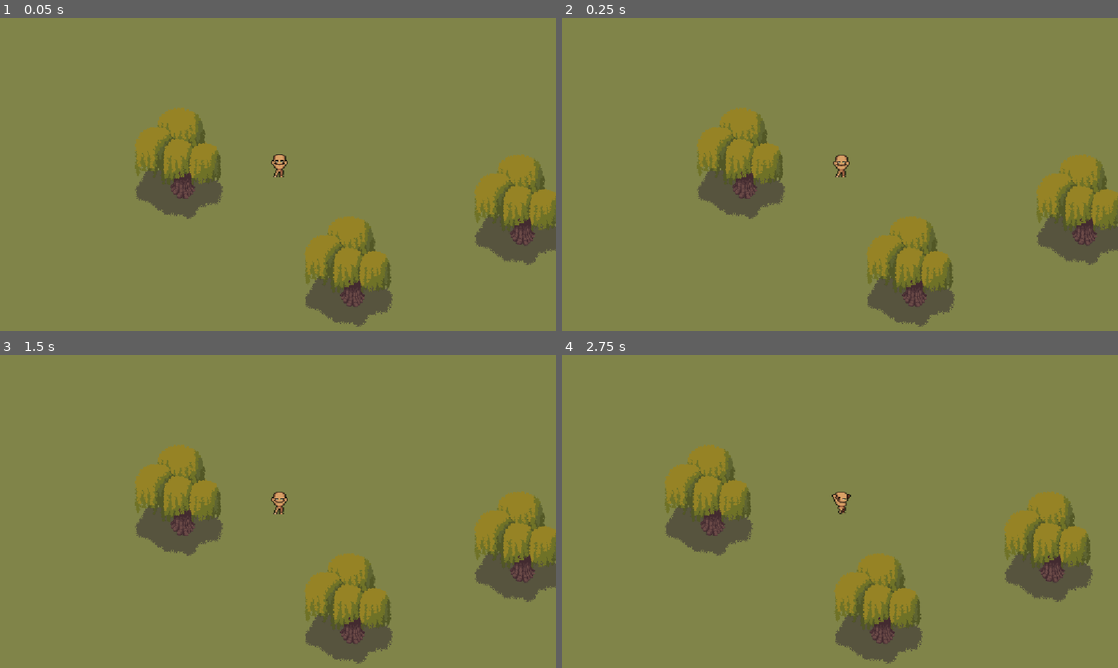
Above: before the commit, frames 1-4 (two rows, left to right).
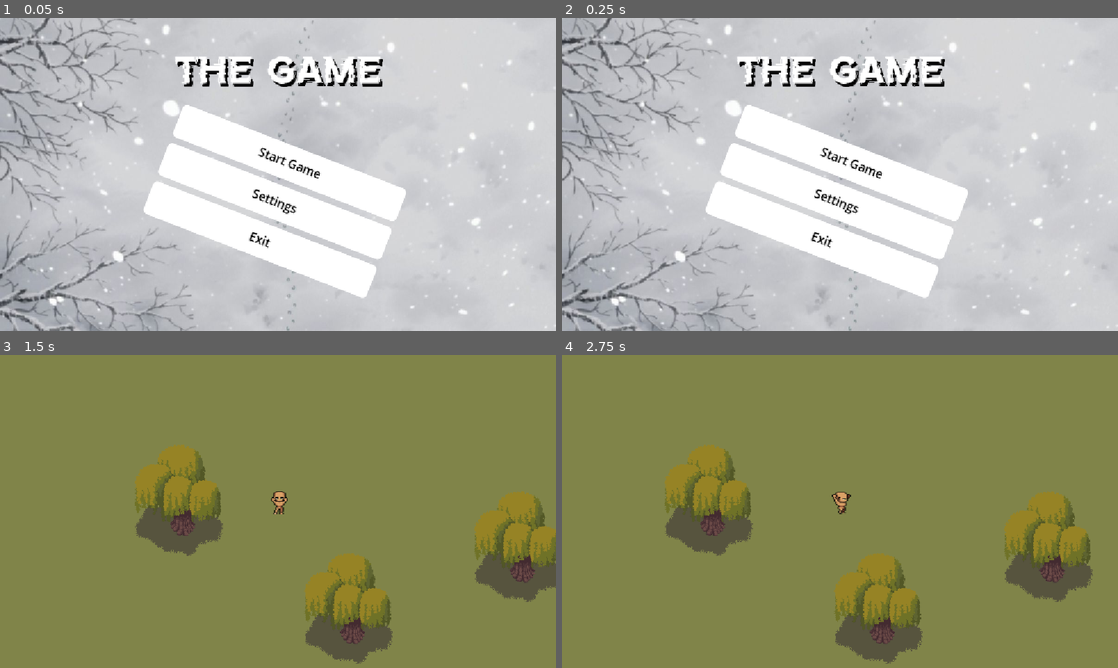
Above: after the commit, the same moments.

Repository: ved0618/MMORPG-Prototype
Game: Godot game, scene res://scenes/menus/main_menu.tscn
The game is run twice, just before and just after one commit, with the same random seed, the same clock (stepped at 60 frames per second) and the same inputs. Before the commit the project starts from res://scenes/world/world.tscn.
Inputs (mouse positions are in pixels of both pictures, inside the frame that each line leads up to):
- Up to frame 1 (0.05 s): no input
- Up to frame 2 (0.25 s): no input
- Up to frame 3 (1.5 s): click (272, 539) at 0.5 s, where only the run after the commit has a clickable "Settings"; click (289, 498) at 1.25 s, where only the run after the commit has a clickable "Start Game"
- Up to frame 4 (2.75 s): hold D (right) from 2.03 s (still down)

The runs differ from the first frame. In frame 1, 100% of the frame differs, in the area x 0-100%, y 0-100%; in frame 2, 100%; in frame 3, less than 0.1%; in frame 4, nothing differs.

Commit message:
working buttons added

Diff:
--- a/project.godot
+++ b/project.godot
@@ -11,7 +11,7 @@
 [application]
 
 config/name="MMORPG_Prototype"
-run/main_scene="uid://ctrychp4ux8su"
+run/main_scene="uid://cuk1krvhdv7pq"
 config/features=PackedStringArray("4.7", "Forward Plus")
 config/icon="res://icon.svg"
 
--- /dev/null
+++ b/scenes/menus/main_menu.gd
@@ -0,0 +1,22 @@
+extends Control
+
+
+# Called when the node enters the scene tree for the first time.
+func _ready() -> void:
+	pass # Replace with function body.
+
+
+# Called every frame. 'delta' is the elapsed time since the previous frame.
+func _process(delta: float) -> void:
+	pass
+
+func _on_start_game_pressed() -> void:
+	print("Start pressed")
+	get_tree().change_scene_to_file("res://scenes/world/world.tscn")
+
+func _on_settings_pressed() -> void:
+	print("Pressed on Settings")
+
+func _on_exit_pressed() -> void:
+	print("Pressed Exit")
+	get_tree().quit
--- a/scenes/menus/main_menu.tscn
+++ b/scenes/menus/main_menu.tscn
@@ -1,6 +1,8 @@
 [gd_scene format=3 uid="uid://cuk1krvhdv7pq"]
 
+[ext_resource type="Script" uid="uid://4yqkvcfn81y7" path="res://scenes/menus/main_menu.gd" id="1_2o76q"]
 [ext_resource type="Texture2D" uid="uid://c87uguwyuuyho" path="res://assets/images/BG.jpg" id="1_xqga4"]
+[ext_resource type="FontFile" uid="uid://c6k0kyakbtqru" path="res://assets/fonts/FortAvenue-nAWrg.ttf" id="2_ovrgc"]
 
 [sub_resource type="StyleBoxTexture" id="StyleBoxTexture_a5oxl"]
 texture = ExtResource("1_xqga4")
@@ -12,6 +14,8 @@
 corner_radius_bottom_right = 10
 corner_radius_bottom_left = 10
 
+[sub_resource type="StyleBoxEmpty" id="StyleBoxEmpty_k45bu"]
+
 [node name="MainMenu" type="Control" unique_id=363615968]
 layout_mode = 3
 anchors_preset = 15
@@ -19,6 +23,7 @@
 anchor_bottom = 1.0
 grow_horizontal = 2
 grow_vertical = 2
+script = ExtResource("1_2o76q")
 
 [node name="Panel" type="Panel" parent="." unique_id=742611203]
 layout_mode = 1
@@ -36,10 +41,10 @@
 anchor_top = 0.5
 anchor_right = 0.5
 anchor_bottom = 0.5
-offset_left = -184.03568
-offset_top = -203.51566
-offset_right = 312.93872
-offset_bottom = 39.41577
+offset_left = -193.99997
+offset_top = -147.0
+offset_right = 302.97443
+offset_bottom = 95.9314
 grow_horizontal = 2
 grow_vertical = 2
 rotation = 0.3700098
@@ -51,16 +56,17 @@
 theme_override_colors/font_color = Color(0, 0, 0, 1)
 theme_override_font_sizes/font_size = 25
 theme_override_styles/normal = SubResource("StyleBoxFlat_a5oxl")
+theme_override_styles/focus = SubResource("StyleBoxEmpty_k45bu")
 text = "Start Game"
 
-[node name="Option" type="Button" parent="VBoxContainer" unique_id=1511330694]
+[node name="Settings" type="Button" parent="VBoxContainer" unique_id=1511330694]
 layout_mode = 2
 size_flags_vertical = 3
 theme_override_colors/font_color = Color(0, 0, 0, 1)
 theme_override_font_sizes/font_size = 25
 theme_override_styles/normal = SubResource("StyleBoxFlat_a5oxl")
-text = "Options
-"
+theme_override_styles/focus = SubResource("StyleBoxEmpty_k45bu")
+text = "Settings"
 
 [node name="Exit" type="Button" parent="VBoxContainer" unique_id=927496671]
 layout_mode = 2
@@ -68,5 +74,26 @@
 theme_override_colors/font_color = Color(0, 0, 0, 1)
 theme_override_font_sizes/font_size = 25
 theme_override_styles/normal = SubResource("StyleBoxFlat_a5oxl")
+theme_override_styles/focus = SubResource("StyleBoxEmpty_k45bu")
 text = "Exit
 "
+
+[node name="Label" type="Label" parent="." unique_id=1973612287]
+layout_mode = 1
+anchors_preset = 10
+anchor_right = 1.0
+offset_top = 52.0
+offset_bottom = 172.0
+grow_horizontal = 2
+theme_override_colors/font_shadow_color = Color(0, 0, 0, 1)
+theme_override_constants/shadow_offset_x = 5
+theme_override_constants/shadow_offset_y = 6
+theme_override_fonts/font = ExtResource("2_ovrgc")
+theme_override_font_sizes/font_size = 80
+text = "THE GAME"
+horizontal_alignment = 1
+vertical_alignment = 1
+
+[connection signal="pressed" from="VBoxContainer/Start Game" to="." method="_on_start_game_pressed"]
+[connection signal="pressed" from="VBoxContainer/Settings" to="." method="_on_settings_pressed"]
+[connection signal="pressed" from="VBoxContainer/Exit" to="." method="_on_exit_pressed"]
Binary file added: assets/fonts/FortAvenue-nAWrg.ttf
Not shown, added: assets/fonts/FortAvenue-nAWrg.ttf.import
Not shown, added: scenes/menus/main_menu.gd.uid
